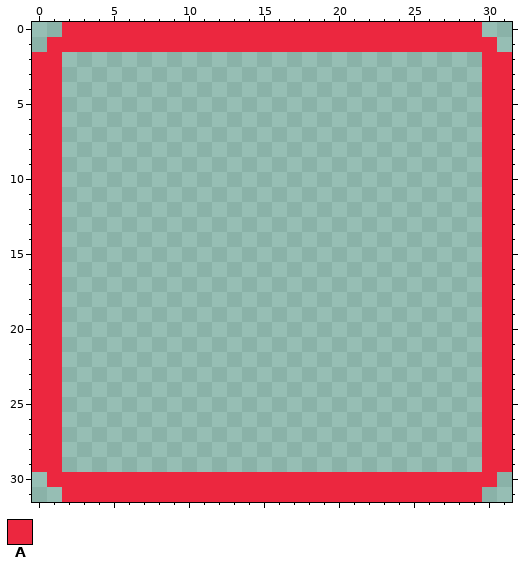
Pixel-art file: Project Mini Farm Simulator/Aseprite/Tile_Highlight_Box.aseprite. This is how it looked before the edit.
32x32 pixels, 1 frame.
Palette (. is transparent): A #ec273f
Pixels before, first column x 0:
 0 ..AAAAAAAAAAAAAAAAAAAAAAAAAAAA..
 1 .AAAAAAAAAAAAAAAAAAAAAAAAAAAAAA.
 2 AA............................AA
 3 AA............................AA
 4 AA............................AA
 5 AA............................AA
 6 AA............................AA
 7 AA............................AA
 8 AA............................AA
 9 AA............................AA
10 AA............................AA
11 AA............................AA
12 AA............................AA
13 AA............................AA
14 AA............................AA
15 AA............................AA
16 AA............................AA
17 AA............................AA
18 AA............................AA
19 AA............................AA
20 AA............................AA
21 AA............................AA
22 AA............................AA
23 AA............................AA
24 AA............................AA
25 AA............................AA
26 AA............................AA
27 AA............................AA
28 AA............................AA
29 AA............................AA
30 .AAAAAAAAAAAAAAAAAAAAAAAAAAAAAA.
31 ..AAAAAAAAAAAAAAAAAAAAAAAAAAAA..
After:
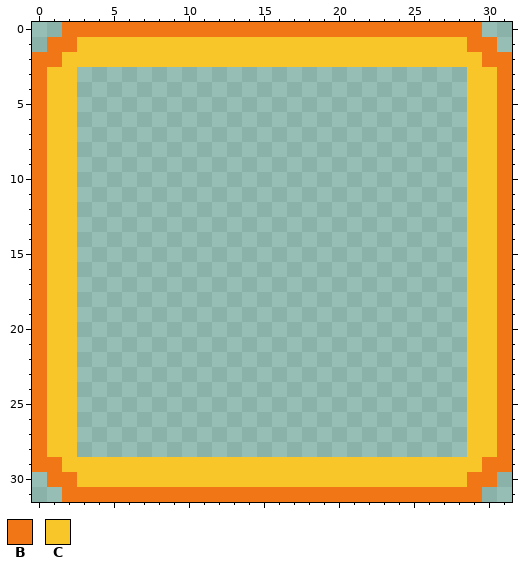
Colours new in this view: B #f17716  C #f9c629
The edit:
Changed rows in their new state; - is an unchanged pixel.
first column x 0:
 0 --BBBBBBBBBBBBBBBBBBBBBBBBBBBB--
 1 -BBCCCCCCCCCCCCCCCCCCCCCCCCCCBB-
 2 BBCCCCCCCCCCCCCCCCCCCCCCCCCCCCBB
 3 BCC--------------------------CCB
 4 BCC--------------------------CCB
 5 BCC--------------------------CCB
 6 BCC--------------------------CCB
 7 BCC--------------------------CCB
 8 BCC--------------------------CCB
 9 BCC--------------------------CCB
10 BCC--------------------------CCB
11 BCC--------------------------CCB
12 BCC--------------------------CCB
13 BCC--------------------------CCB
14 BCC--------------------------CCB
15 BCC--------------------------CCB
16 BCC--------------------------CCB
17 BCC--------------------------CCB
18 BCC--------------------------CCB
19 BCC--------------------------CCB
20 BCC--------------------------CCB
21 BCC--------------------------CCB
22 BCC--------------------------CCB
23 BCC--------------------------CCB
24 BCC--------------------------CCB
25 BCC--------------------------CCB
26 BCC--------------------------CCB
27 BCC--------------------------CCB
28 BCC--------------------------CCB
29 BBCCCCCCCCCCCCCCCCCCCCCCCCCCCCBB
30 -BBCCCCCCCCCCCCCCCCCCCCCCCCCCBB-
31 --BBBBBBBBBBBBBBBBBBBBBBBBBBBB--
Boxes around the changes in both pictures, in picture pixels (x1, y1, x2, y2):
changed: (32, 22, 512, 502)
